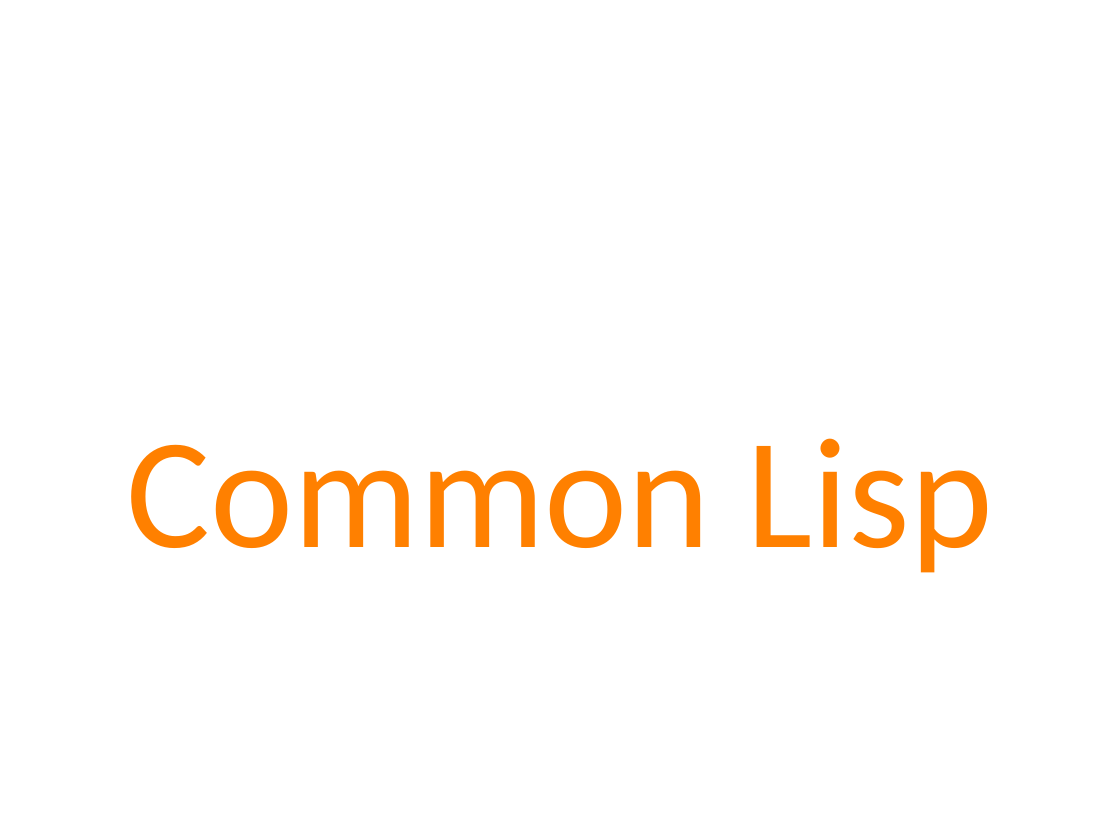
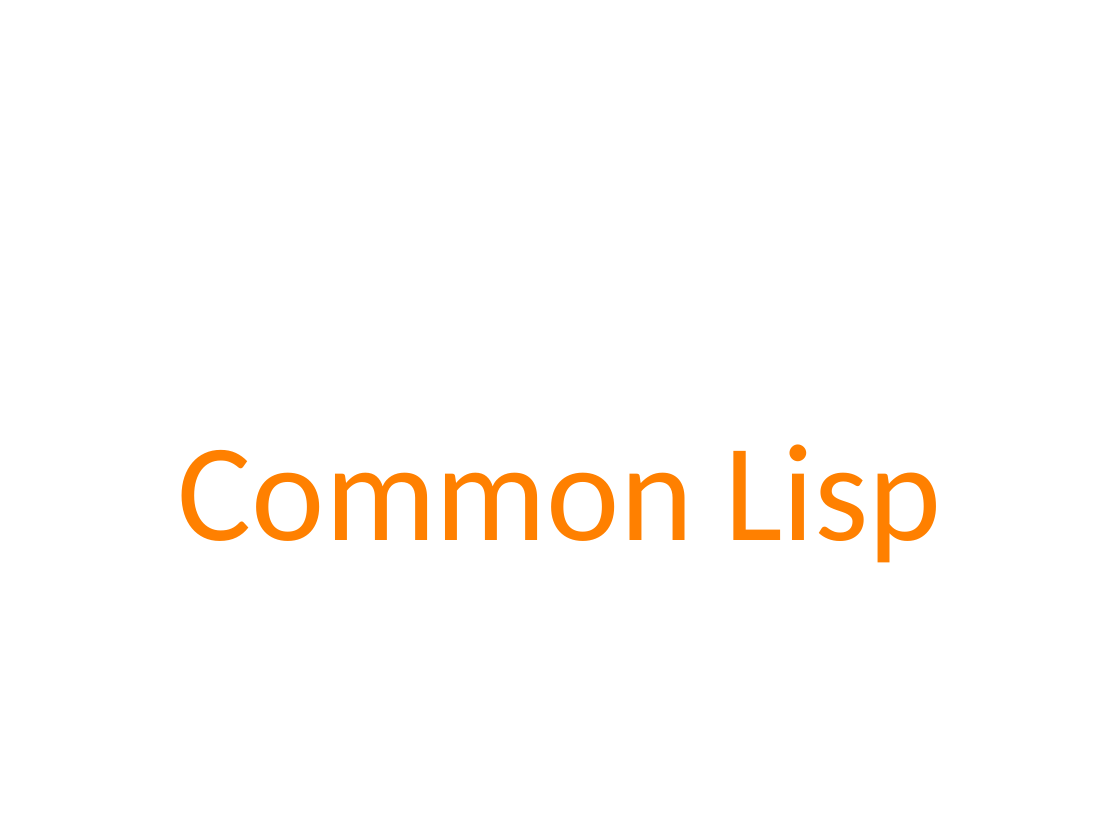
Before and after one commit to lambdasakura/doc, a slide deck: slide 8 of zengeren/fast_game_development_2010:02:12.ppt. Drawn at 1120x840 pixels with LibreOffice and Linux fonts; fonts in the diff are those of the drawing; background and template pictures are left out. Boxes give left, top, right and bottom in pixels: in the first picture for what was removed or moved away, otherwise in the second. Text is boxed around its words. In the diff, an @@ line names an element or a change of style, - is before the commit and + after.

```diff
--- a/zengeren/fast_game_development_2010:02:12.ppt
+++ b/zengeren/fast_game_development_2010:02:12.ppt
@@ text "Common Lisp" at [178,444,941,563]: size 144 to 127 pt @@
```
Also in this commit, not shown: 12 other slides changed, 2 slides added, 1 slide removed, 4 other files.
